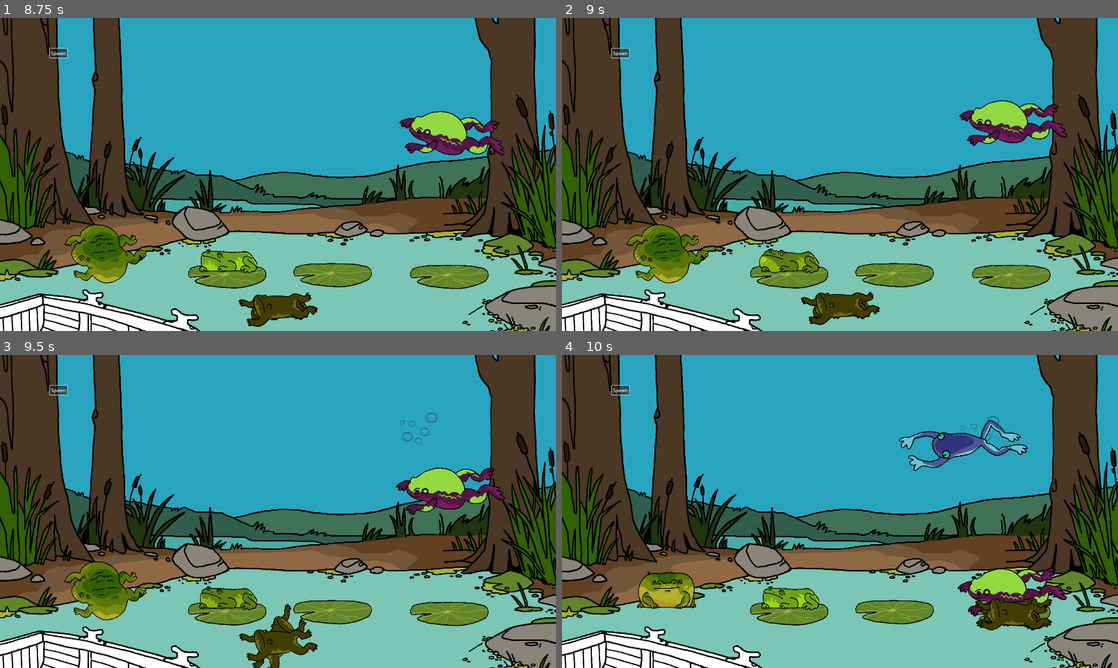
Above: before the commit, frames 1-4 (two rows, left to right).
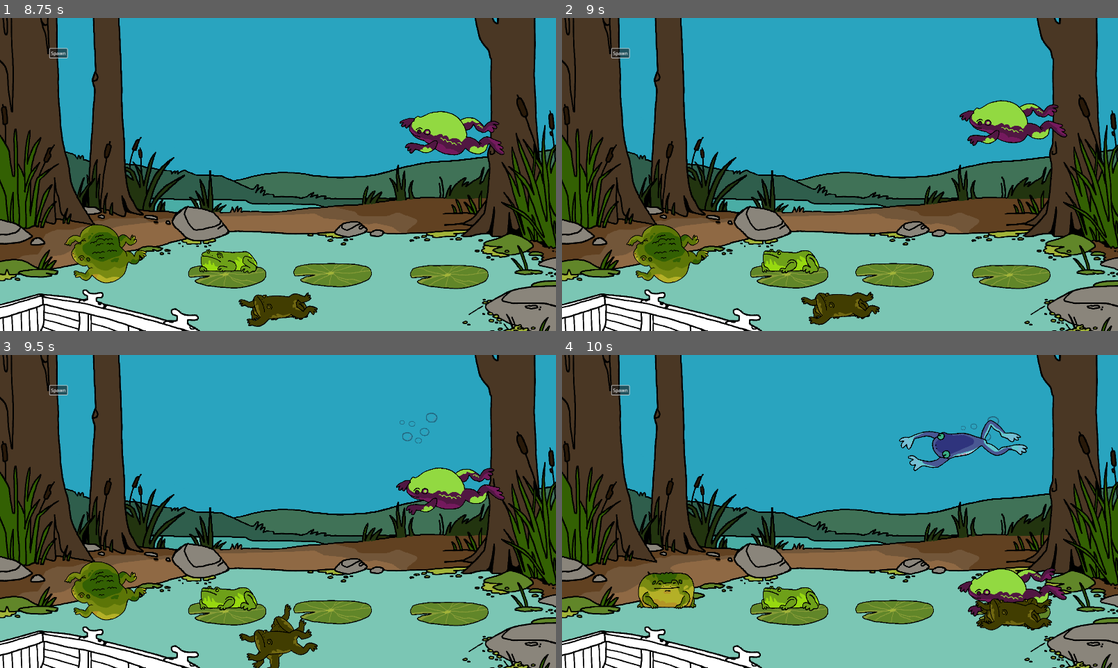
Above: after the commit, the same moments.

Repository: NotTom31/FroggeeToadems
Game: Godot game, scene res://Scenes/Levels/Test/Main-Scene-Evan.tscn
Same seed, same stepped clock (60 frames per second), same inputs: the game is played once before the commit and once after it. This scene is started directly instead of the project's main scene.
Inputs (mouse positions are in pixels of both pictures, inside the frame that each line leads up to):
- Up to frame 1 (8.75 s): click "Spawn" at 0.5 s; tap Enter at 1.25 s; drag from (227, 277) to (266, 93) at 1.27 s; drag from (333, 277) to (266, 93) at 2.02 s; move the mouse to (450, 277) at 2.77 s; hold 6 (bright_spawn) 2.78-3.5 s; tap 5 (fat_spawn) at 2.85 s; click (450, 277) at 2.92 s; tap Space at 3.5 s; drag from (105, 105) to (355, 111) at 3.52 s; drag from (105, 96) to (227, 277) at 4.27 s; drag from (350, 259) to (227, 277) at 5.02 s; move the mouse to (227, 277) at 5.77 s; hold Down (ui_down) 5.78-6.5 s; tap 9 (purple_spawn) at 5.85 s; click (227, 277) at 5.92 s; drag from (366, 80) to (333, 277) at 6.52 s; drag from (372, 108) to (450, 277) at 7.27 s; drag from (450, 280) to (278, 309) at 8.02 s
- Up to frame 2 (9 s): move the mouse to (840, 309) at 8.77 s; hold Down (ui_down) from 8.78 s (still down); tap 7 (dart_spawn) at 8.85 s; click (840, 309) at 8.92 s
- Up to frame 3 (9.5 s): keep holding Down (ui_down)
- Up to frame 4 (10 s): release Down (ui_down) at 9.5 s; drag from (967, 430) to (1012, 614) at 9.52 s

Frame 1 is identical in both runs. In frame 2, 0.6% of the frame differs, in the area x 35-47%, y 73-82%; in frame 3, 0.6%; in frame 4, 0.3%.
Error in both runs: Invalid assignment of property or key 'visible' with value of type 'bool' on a base object of type 'null instance'. (res://Code/Managers/LevelManager.gd:27)

Commit message:
Frogs jump from top of stacks
needs polish

Diff:
--- a/Code/FrogLogic/FrogTypes/basic_frog.gd
+++ b/Code/FrogLogic/FrogTypes/basic_frog.gd
@@ -241,3 +241,13 @@
 
 func set_random_ribbit_timer():
 	ribbit_timer = randf_range(3, 8)
+	try_jump_from_stack()
+
+func try_jump_from_stack():
+	var frog_on_head : BasicFrog = get_frog_on_head()
+	if frog_on_head == null and on_lillypad:
+		$FrogSpriteHandler.play_charge()
+		await get_tree().create_timer(5).timeout
+		frog_on_head = get_frog_on_head()
+		if frog_on_head == null and on_lillypad:
+			transition_to_jump()
